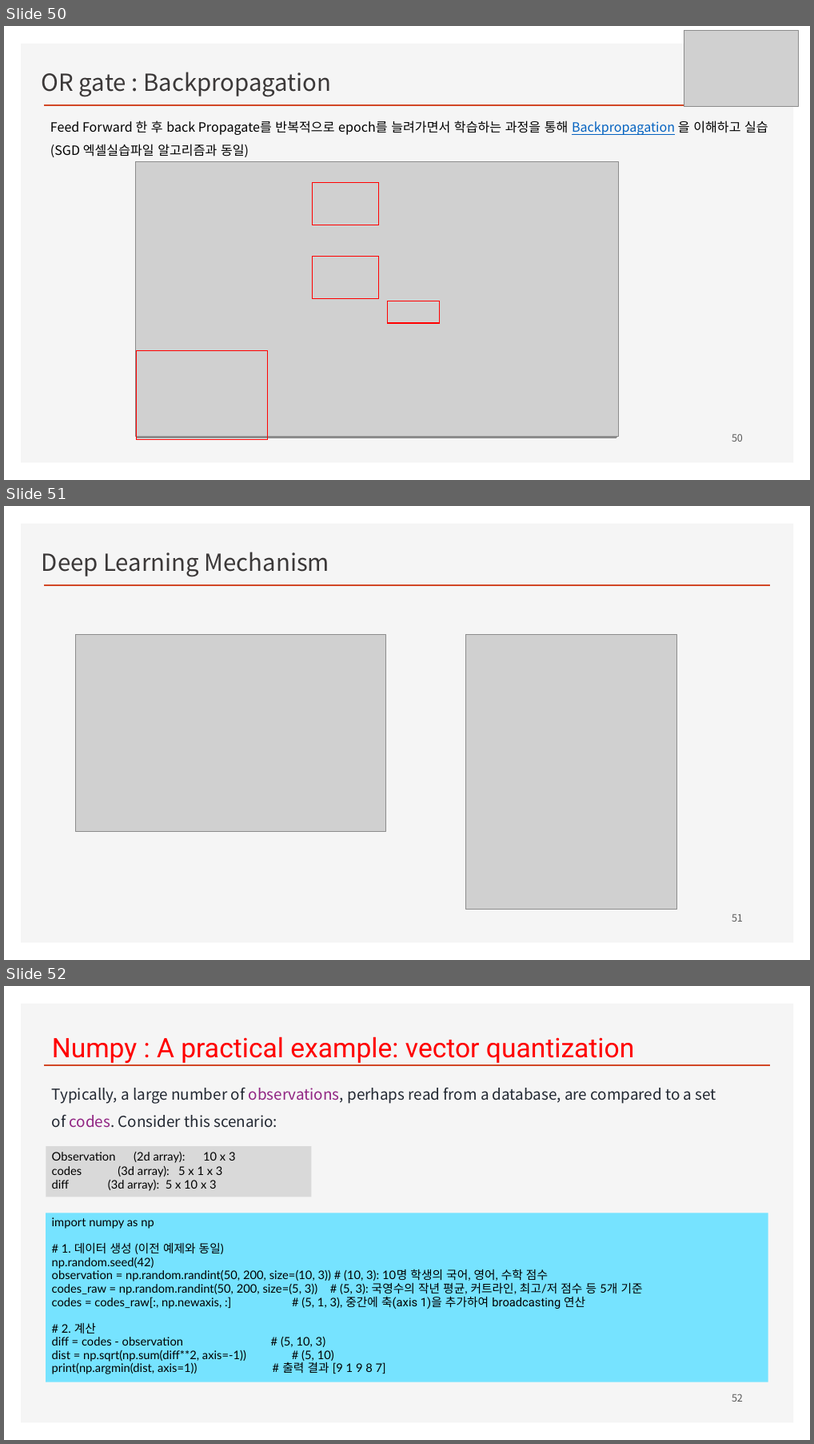
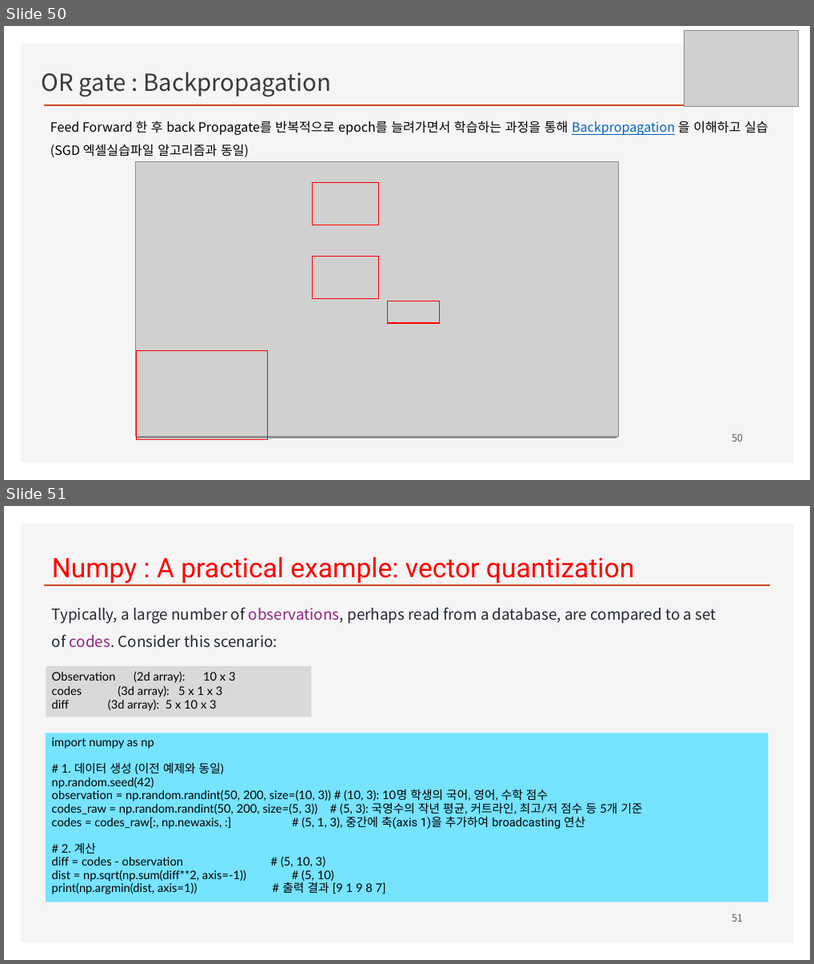
Before and after one commit to ancestor9/mathematics-for-machine-learning, a slide deck: Linear_Algebra/w4_Perceptron_Regression.pptx. Shown one above the other, each under a label of ours: slides 50, 51 and 52 before the commit, slides 50 and 51 after it. The pictures are 814x1444 and 814x964 pixels, drawn with LibreOffice and Linux fonts; fonts in the diff are those of the drawing; grey boxes stand for pictures; background and template pictures are left out. Boxes give left, top, right and bottom in pixels: in the first picture for what was removed or moved away, otherwise in the second. Text is boxed around its words. In the diff, an @@ line names an element or a change of style, - is before the commit and + after.

```diff
--- a/Linear_Algebra/w4_Perceptron_Regression.pptx
+++ b/Linear_Algebra/w4_Perceptron_Regression.pptx
@@ slide 51 removed at bbox=[4, 506, 810, 960], background #FFFFFF; not listed: 2 template elements that a slide beside it also shows @@
@@ text removed at bbox=[42, 552, 330, 577] @@
-Deep Learning Mechanism
@@ picture removed at bbox=[75, 635, 386, 832] @@
@@ picture removed at bbox=[466, 635, 677, 909] @@
@@ page number removed at bbox=[732, 914, 743, 921] @@
-51
@@ what was slide 52 is now slide 51 @@
@@ page number at bbox=[732, 914, 743, 921]: text changed @@
-52
+51
```
